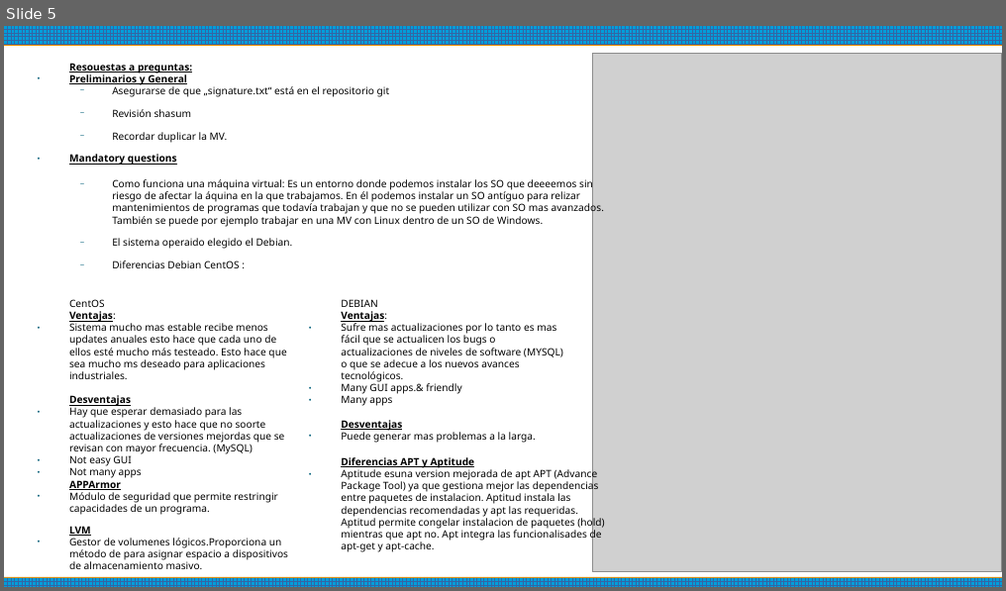
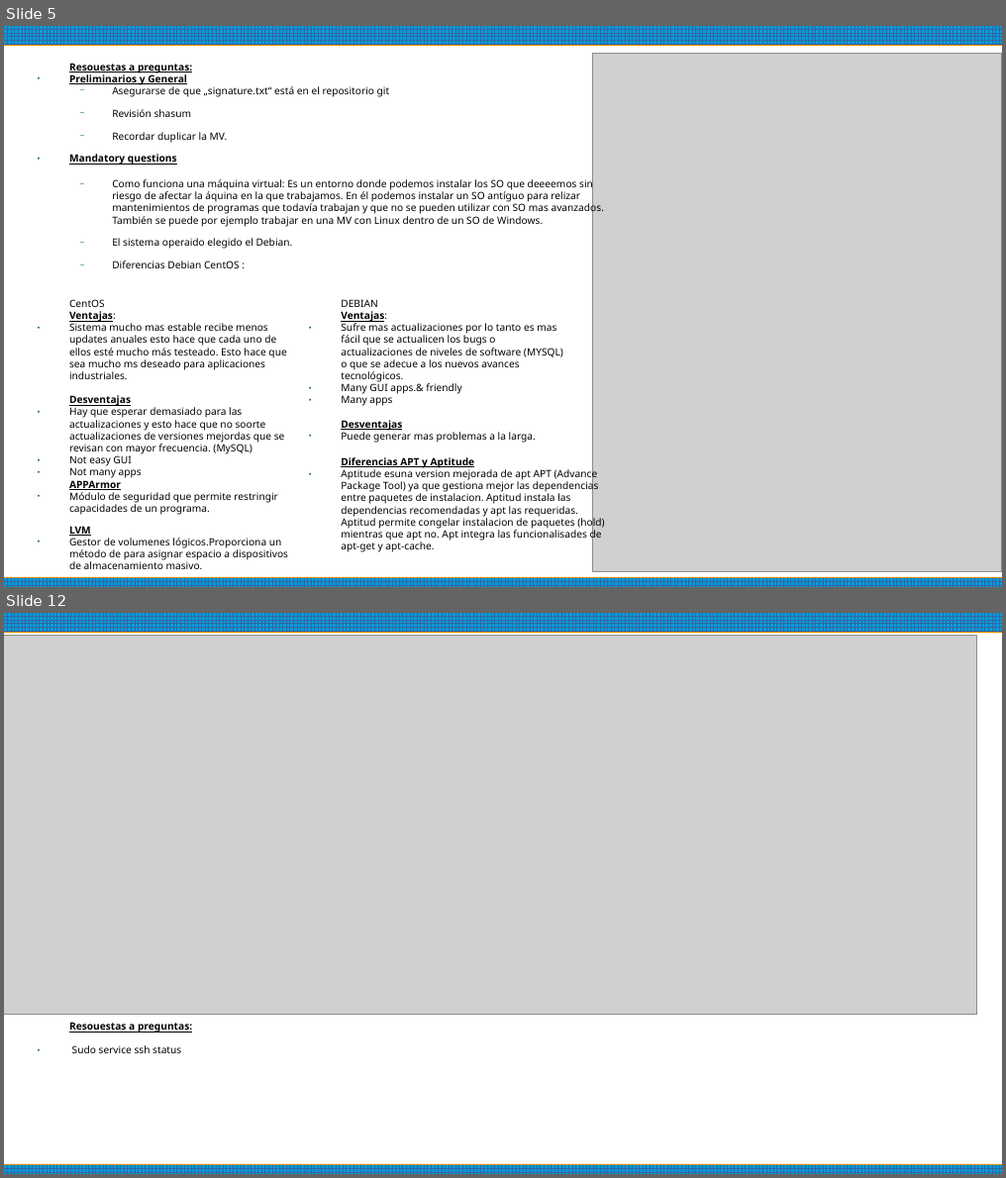
Before and after one commit to ErnestoAvedillo/42Barcelona, a slide deck: Born2beRoot/Comands to use.odp. Shown one above the other, each under a label of ours: slide 5 before the commit, slides 5 and 12 after it; the slides between them are not shown. The pictures are 1006x591 and 1006x1178 pixels, drawn with LibreOffice and Linux fonts; fonts in the diff are those of the drawing; grey boxes stand for pictures. Boxes give left, top, right and bottom in pixels: in the first picture for what was removed or moved away, otherwise in the second. Text is boxed around its words. In the diff, an @@ line names an element or a change of style, - is before the commit and + after.

```diff
--- a/Born2beRoot/Comands to use.odp
+++ b/Born2beRoot/Comands to use.odp
@@ slide 12 added at <box>4,613,1002,1174</box>, background #FFFFFF; not listed: 2 template elements that a slide beside it also shows @@
@@ picture added at <box>4,636,977,1015</box> @@
@@ text added at <box>69,1022,192,1054</box>, 8 pt, text #000000, bold, underline @@
+Resouestas a preguntas:
+● Sudo service ssh status
```
Also in this commit, not shown: 6 slides changed, 4 other slides added, 1 other file.
